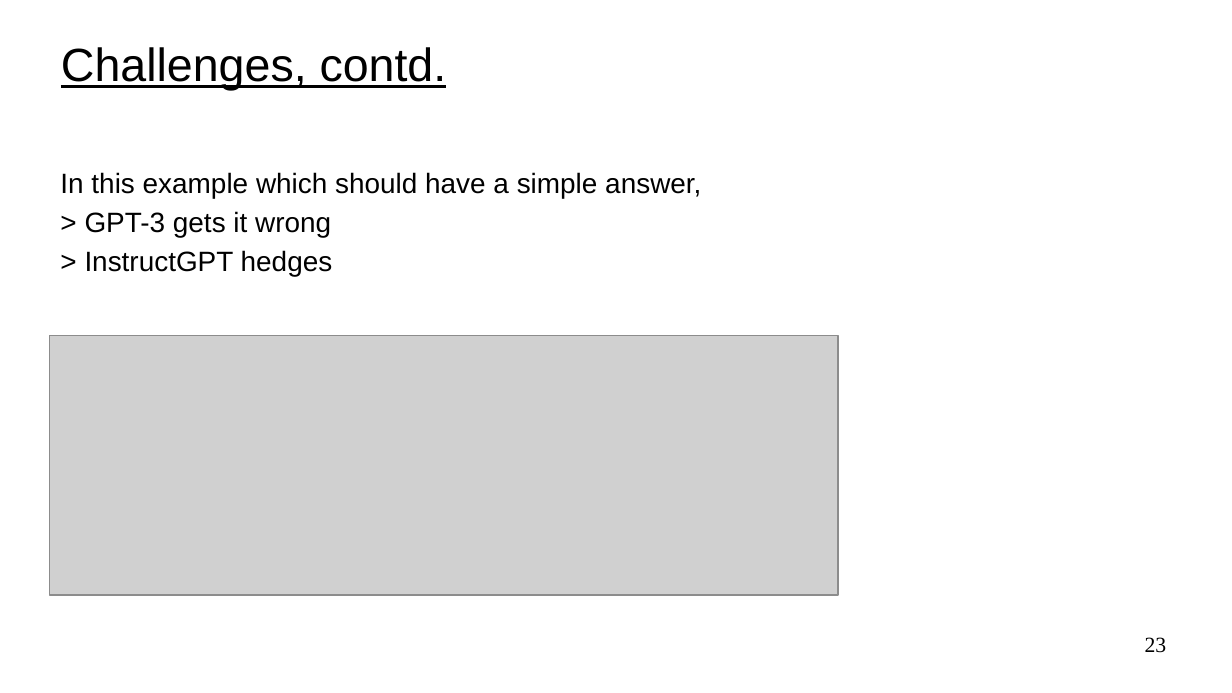
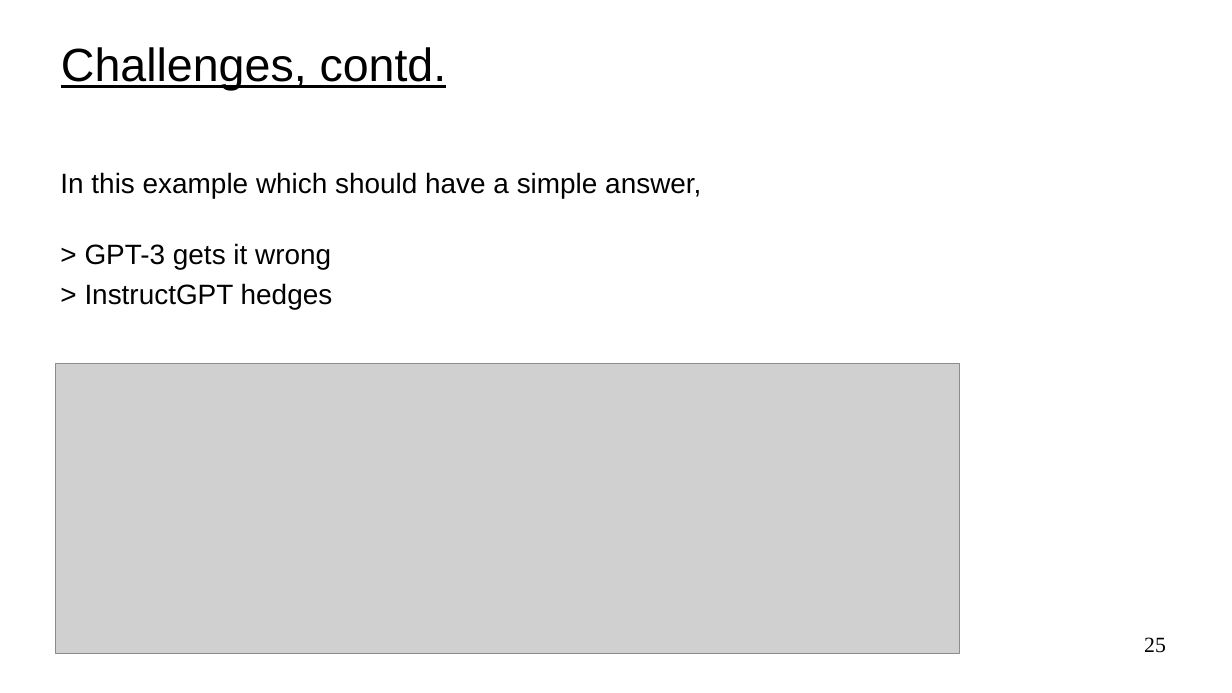
Before and after one commit to UVADS/reinforcement_learning, a slide deck: slide 25 of 11_rl_human_feedback/rlhf.ppt (slide 23 before the commit). Drawn at 1232x693 pixels with LibreOffice and Linux fonts; fonts in the diff are those of the drawing; grey boxes stand for pictures. Boxes give left, top, right and bottom in pixels: in the first picture for what was removed or moved away, otherwise in the second. Text is boxed around its words. In the diff, an @@ line names an element or a change of style, - is before the commit and + after.

```diff
--- a/11_rl_human_feedback/rlhf.ppt
+++ b/11_rl_human_feedback/rlhf.ppt
@@ text "In this example which should ..." rewrapped from <box>60,172,701,276</box> to <box>60,172,701,309</box> @@
@@ picture: place and size @@
-picture at <box>49,335,838,595</box>
+picture at <box>56,363,959,654</box>
@@ page number at <box>1144,637,1166,653</box>: text changed @@
-23
+25
```
Also in this commit, not shown: 10 other slides changed, 3 slides added, 1 slide removed, 1 other file.
